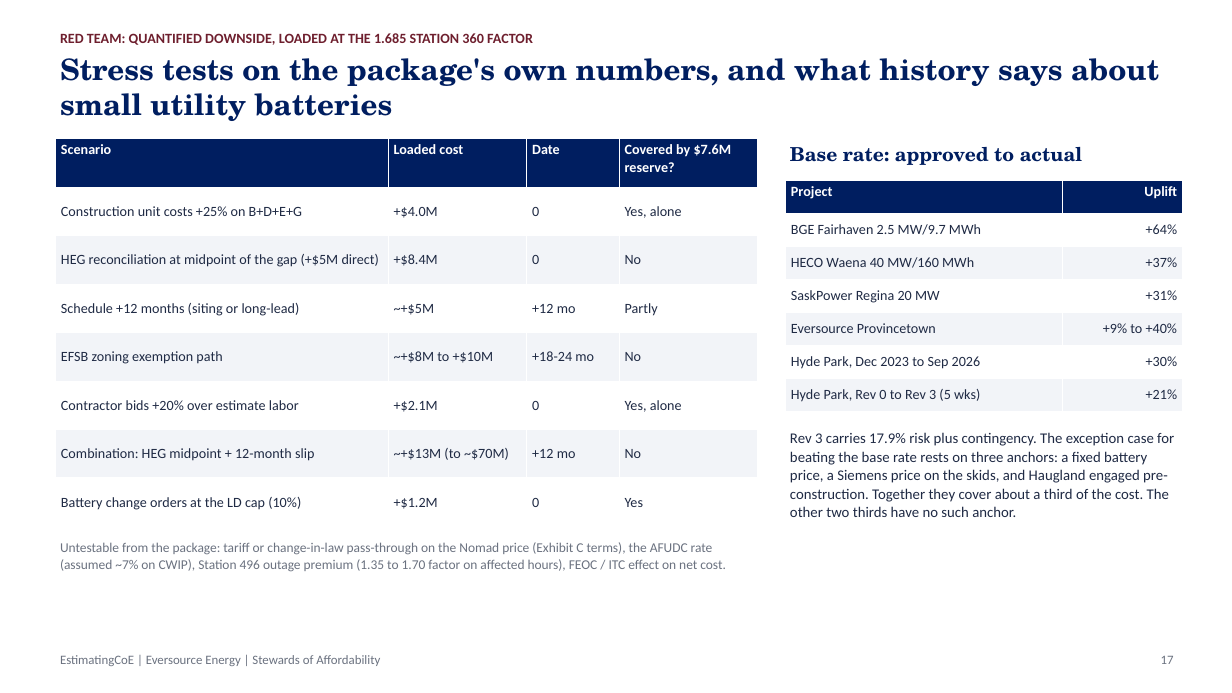
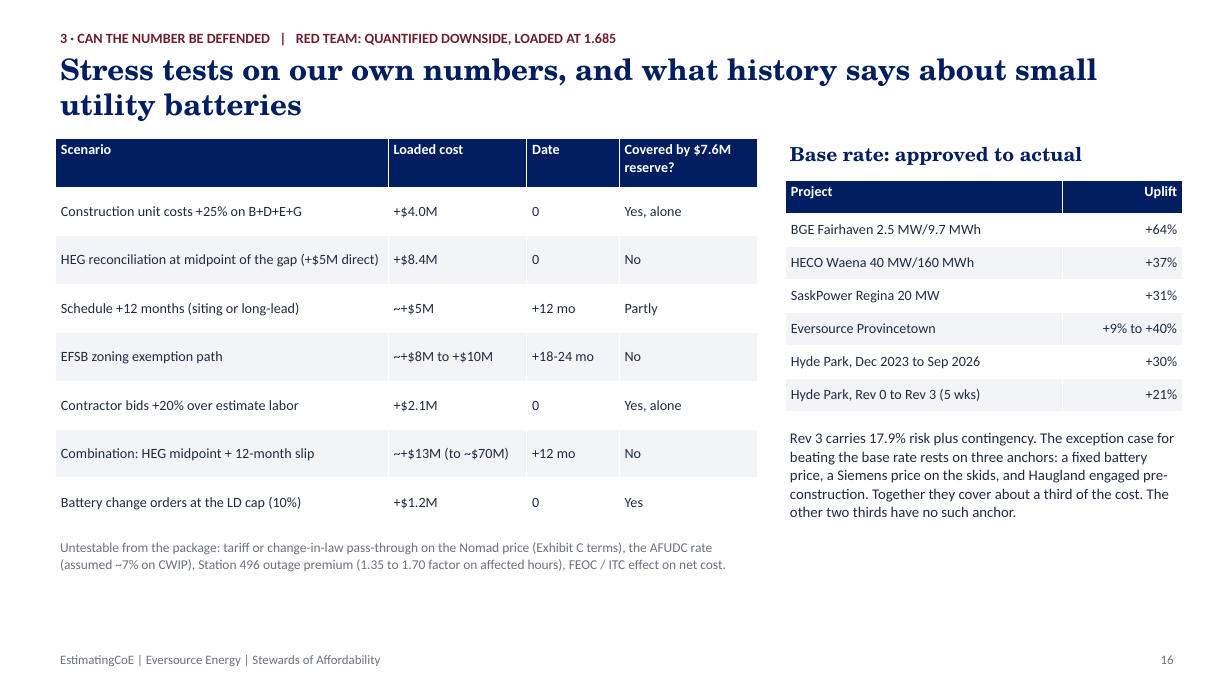
Before and after one commit to gbassaragh/BESS, a slide deck: slide 16 of Hyde Park BESS/6) Cost Analysis Deliverables/Hyde Park BESS - Cost Analysis Deck.pptx (slide 17 before the commit). Drawn at 1232x693 pixels with LibreOffice and Linux fonts; fonts in the diff are those of the drawing. Boxes give left, top, right and bottom in pixels: in the first picture for what was removed or moved away, otherwise in the second. Text is boxed around its words. In the diff, an @@ line names an element or a change of style, - is before the commit and + after.

```diff
--- a/Hyde Park BESS/6) Cost Analysis Deliverables/Hyde Park BESS - Cost Analysis Deck.pptx
+++ b/Hyde Park BESS/6) Cost Analysis Deliverables/Hyde Park BESS - Cost Analysis Deck.pptx
@@ text at (60, 58, 1097, 121): text changed @@
-Stress tests on the package's own numbers, and what history says about small utility batteries
+Stress tests on our own numbers, and what history says about small utility batteries
@@ text at (60, 33, 616, 45): text changed @@
-RED TEAM: QUANTIFIED DOWNSIDE, LOADED AT THE 1.685 STATION 360 FACTOR
+3 · CAN THE NUMBER BE DEFENDED | RED TEAM: QUANTIFIED DOWNSIDE, LOADED AT 1.685
@@ text at (1161, 655, 1174, 664): text changed @@
-17
+16
```
Also in this commit, not shown: 20 other slides changed, 4 other files.
